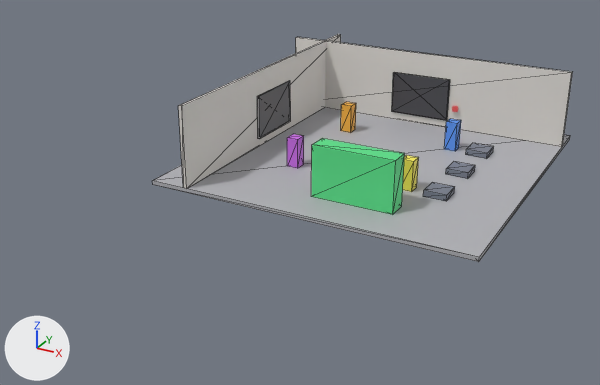
What one commit did to the glTF model public/gltf/test/mirror-room.glb.
Camera for both pictures: a camera (50 mm lens) standing at (15.7, -36.6, 15.4) and looking at (-0.9, -6.3, 0.2). Arrows for +X, +Y and +Z are at lower left; the lights stay in place. The picture after the commit comes second. Mesh edges are drawn as thin lines on the coarser meshes. Vertices at exactly the same position are counted once.

The first picture shows 'BackMirrorFrame', 'BackWall', 'BigGreenBlock', 'Floor', 'LeftWall', 'Pillar1', 'Pillar2', 'Pillar3', 'SideMirrorFrame' and 4 more.
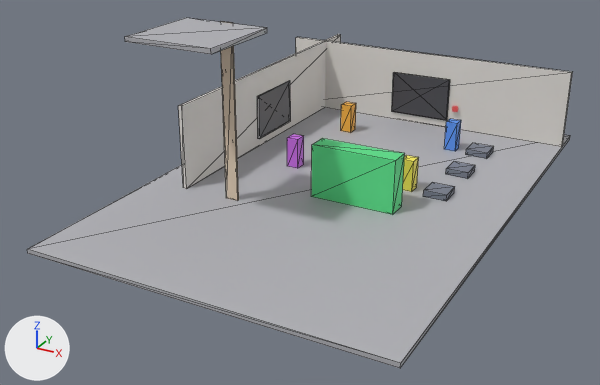
Where the newer file only moved an object's origin or applied its transform, the numbers keep the older frame.

Changed parts and their boxes [x1, y1, x2, y2] in the pictures (600 x 385 px):
'Floor', moved, rescaled (30% wider, 68% taller): before [153, 108, 570, 262]; after [27, 108, 570, 368]
'LadderPlatform', added: after [125, 18, 267, 54]
'Ladder', added (beige): after [220, 21, 239, 201]

The change, as a diff of the scene's bpy script:
```diff
--- a/public/gltf/test/mirror-room.glb.py
+++ b/public/gltf/test/mirror-room.glb.py
@@ mat_ladder @@
+mat_ladder = principled_material('Ladder')
+mat_ladder.base_color = (0.74, 0.6, 0.45)  # beige #dfcbb3
+mat_ladder.roughness = 0.6
@@ me_floor @@
 # used by ob_floor; location = (0.0, 0.0, -0.1)
-me_floor.from_pydata(...)  # 8 vertices, 12 faces; spans x -8.0..8.0, y -8.0..8.0, z -0.1..0.1
+me_floor.from_pydata(...)  # 8 vertices, 12 faces; spans x -8.0..8.0, y -16.0..8.0, z -0.1..0.1
+# me_floor part 1: the whole mesh is scaled about its middle by (1, 1.5, 1), then moved by (0.0, -4.0, 0.0)
 me_floor.materials.append(mat_floor)
@@ me_ladder @@
+me_ladder.from_pydata(...)  # a box spanning x -0.3..0.3, y -0.05..0.05, z -4.0..4.0
+me_ladder.materials.append(mat_ladder)  # beige #dfcbb3
@@ me_ladderplatform @@
+me_ladderplatform.from_pydata(...)  # a box spanning x -2.0..2.0, y -2.0..2.0, z -0.1..0.1
+me_ladderplatform.materials.append(mat_floor)  # grey #b3b3b8
@@ ob_ladder @@
+ob_ladder = bpy.data.objects.new('Ladder', me_ladder)
+ob_ladder.location = (-3.5, -7.95, 4.0)
@@ ob_ladderplatform @@
+ob_ladderplatform = bpy.data.objects.new('LadderPlatform', me_ladderplatform)
+ob_ladderplatform.location = (-3.5, -10.0, 7.9)
```
